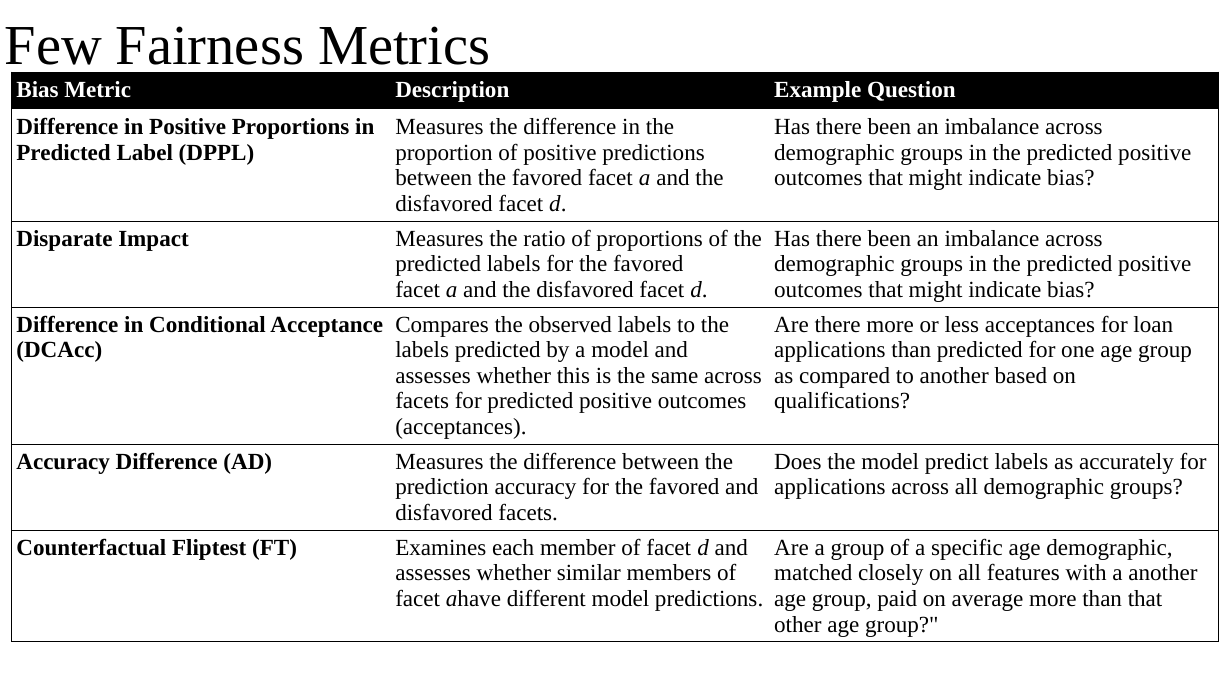
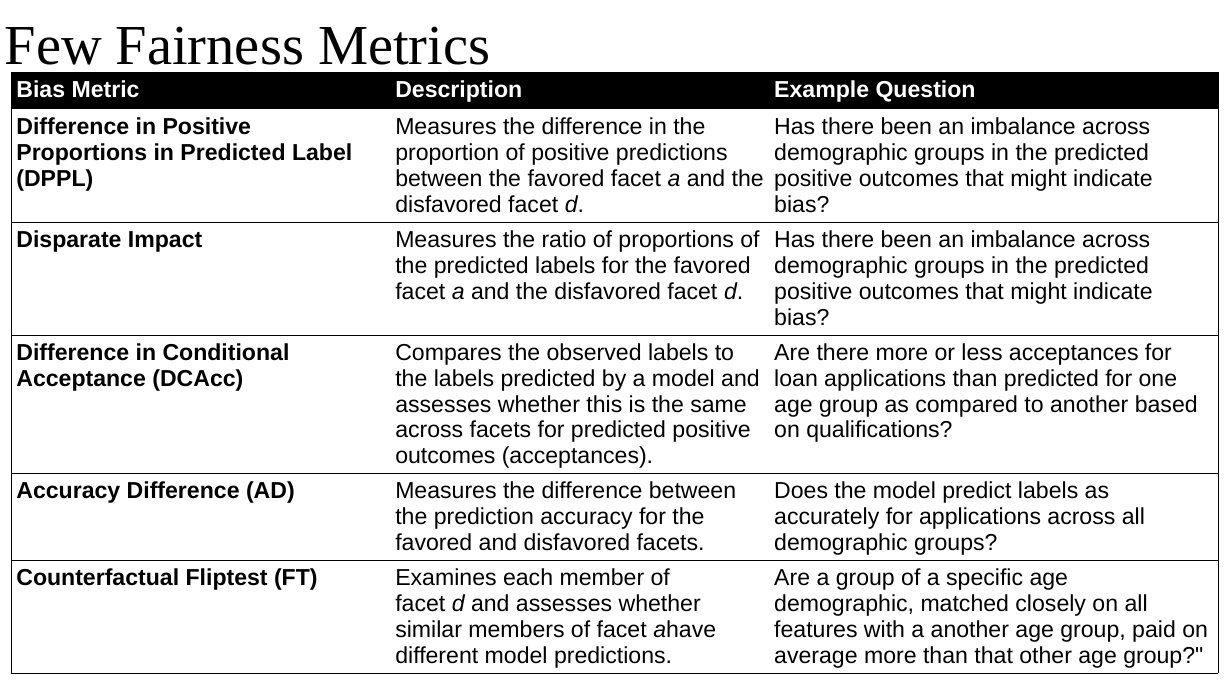
Before and after one commit to Amirosimani/Machine_Learning_Pratt, a slide deck: slide 15 of course slides/week_02.pptx (slide 9 before the commit). Drawn at 1232x693 pixels with LibreOffice and Linux fonts; fonts in the diff are those of the drawing. Boxes give left, top, right and bottom in pixels: in the first picture for what was removed or moved away, otherwise in the second. Text is boxed around its words. In the diff, an @@ line names an element or a change of style, - is before the commit and + after.

```diff
--- a/course slides/week_02.pptx
+++ b/course slides/week_02.pptx
@@ table at (x1=12, y1=72, x2=1218, y2=672) @@
@@ font Times New Roman to Arial @@
```
Also in this commit, not shown: 1 other slide changed, 6 slides added, 3 other files.
